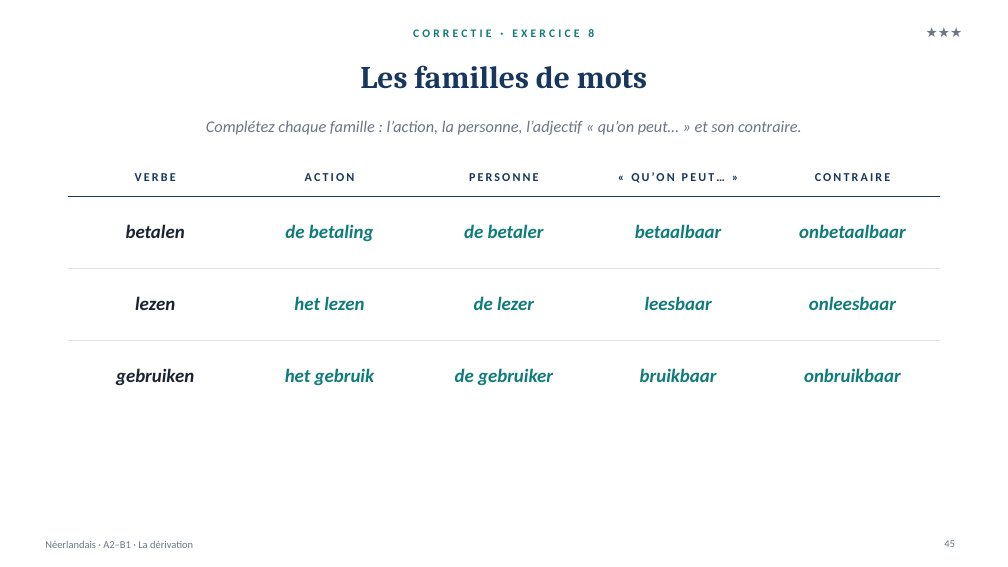
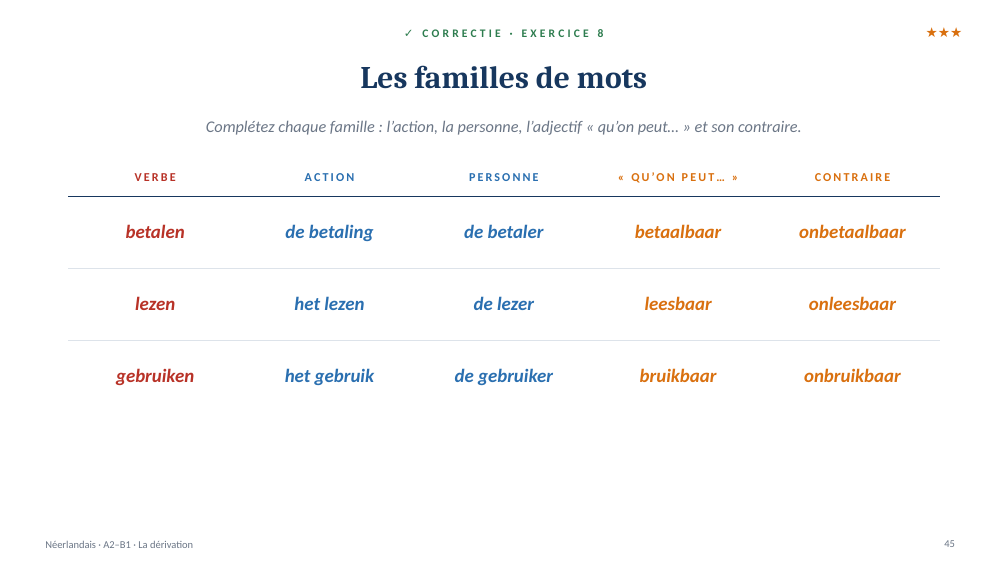
Before and after one commit to ajouniaux/talenleren, a slide deck: slide 45 of neerlandais1/powerpoints/Afleiding_La_derivation.pptx. Drawn at 1008x567 pixels with LibreOffice and Linux fonts; fonts in the diff are those of the drawing. Boxes give left, top, right and bottom in pixels: in the first picture for what was removed or moved away, otherwise in the second. Text is boxed around its words. In the diff, an @@ line names an element or a change of style, - is before the commit and + after.

```diff
--- a/neerlandais1/powerpoints/Afleiding_La_derivation.pptx
+++ b/neerlandais1/powerpoints/Afleiding_La_derivation.pptx
@@ text at (x1=422, y1=29, x2=604, y2=37): text changed; text colour #0F7B7A to #2E7D4F @@
-CORRECTIE · EXERCICE 8
+✓ CORRECTIE · EXERCICE 8
@@ text "★★★" at (x1=862, y1=21, x2=963, y2=44): text colour #6B7686 to #D9700F @@
@@ table at (x1=68, y1=159, x2=941, y2=389) @@
@@ text colour #17375E to #B83227 in "VERBE" @@
@@ text colour #17375E to #2A6FB0 in "ACTION", "PERSONNE" @@
@@ text colour #17375E to #D9700F in "« QU’ON PEUT… »", "CONTRAIRE" @@
@@ text colour #1B2333 to #B83227 in "betalen", "lezen", "gebruiken" @@
@@ text colour #0F7B7A to #2A6FB0 in "de betaling", "de betaler", "het lezen", "de lezer" and 2 more places @@
@@ text colour #0F7B7A to #D9700F in "betaalbaar", "onbetaalbaar", "leesbaar", "onleesbaar" and 2 more places @@
```
Also in this commit, not shown: 53 other slides changed, 3 other files.
